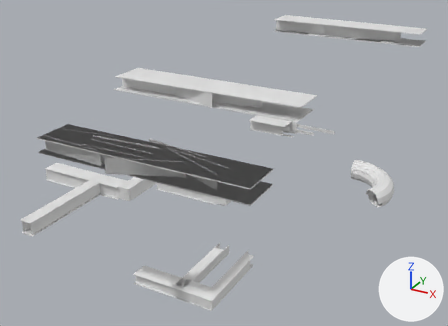
Renders of the Blender file BirdFlu-organized/scenery models/halls_NEW.blend from each side of a commit.
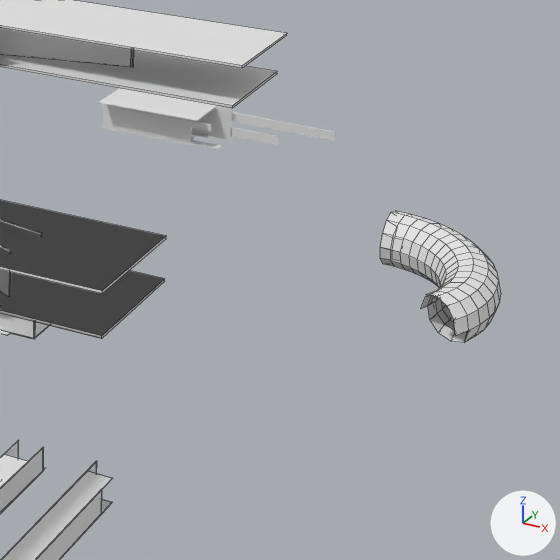
Each version appears first whole from a 50 mm camera at (184.6, -268.4, 228.7) aimed at (26.0, 19.8, 84.6), and next in a close-up on the part from 48% to 93% of the width and 26% to 88% of the height. Every picture has the same lights, and +X, +Y and +Z are marked at lower right. The close-ups show mesh edges as thin lines.
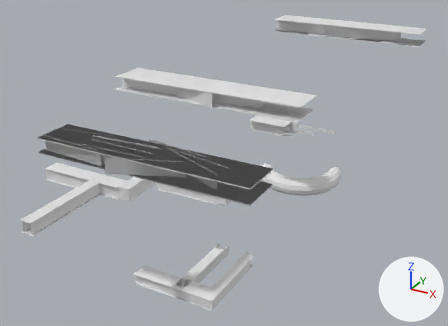
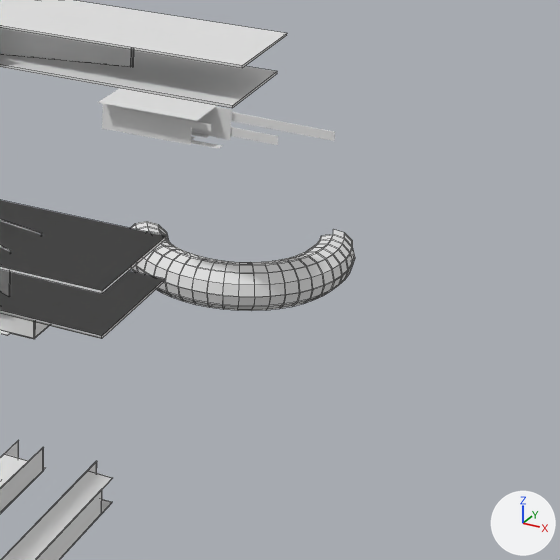
Boxes (x1, y1, x2, y2) around the edits, measured in the close-ups (560 x 560 px):
'Torus.001', added: after (130, 221, 355, 311)
'Torus', deleted: before (380, 211, 501, 342)

Patch to the scene script:
```diff
--- a/BirdFlu-organized/scenery models/halls_NEW.blend.py
+++ b/BirdFlu-organized/scenery models/halls_NEW.blend.py
@@ me_torus_001 @@
+me_torus_001.from_pydata(...)  # 538 vertices, 501 faces; spans x -1.15..1.25, y -1.25..0.76, z -0.25..0.25
+me_torus_001.materials.append(mat_material_001)  # white #e7e7e7
@@ ob_torus @@
-ob_torus = bpy.data.objects.new('Torus', me_torus)
-ob_torus.location = (79.6, 73.8, 60.8)
@@ ob_torus_001 @@
+ob_torus_001 = bpy.data.objects.new('Torus.001', me_torus_001)
+ob_torus_001.location = (46.5, 87.3, 56.2)
+ob_torus_001.scale = (22.2, 22.2, 22.2)
```
